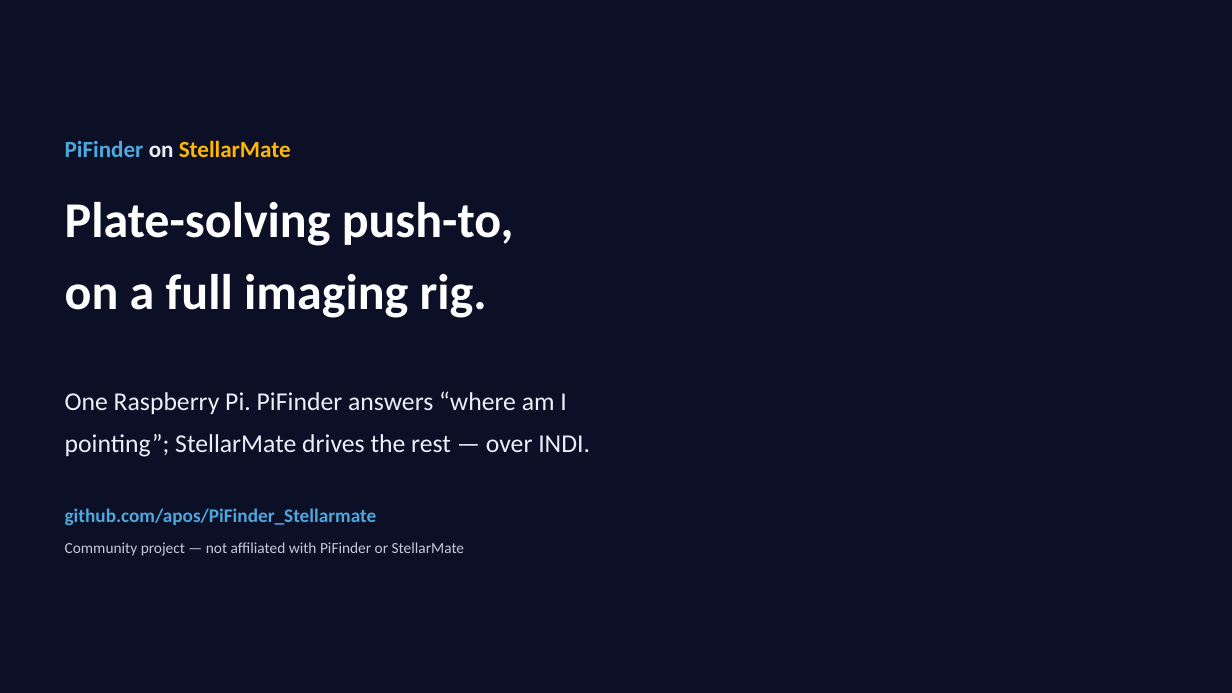
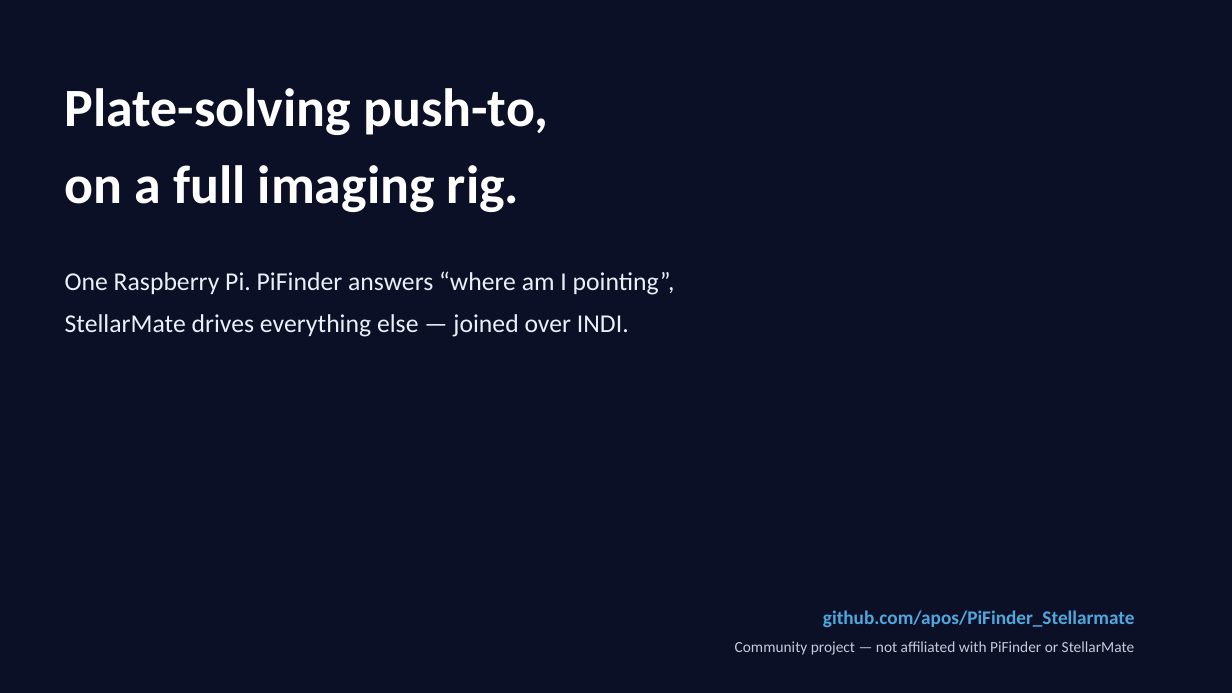
Before and after one commit to apos/PiFinder_Stellarmate, a slide deck: slide 1 of docs/presentations/PFSM_overview.pptx. Drawn at 1232x693 pixels with LibreOffice and Linux fonts; fonts in the diff are those of the drawing; background and template pictures are left out; a plain dark background stands for a picture behind light text. Boxes give left, top, right and bottom in pixels: in the first picture for what was removed or moved away, otherwise in the second. Text is boxed around its words. In the diff, an @@ line names an element or a change of style, - is before the commit and + after.

```diff
--- a/docs/presentations/PFSM_overview.pptx
+++ b/docs/presentations/PFSM_overview.pptx
@@ rectangle removed at <box>0,0,887,693</box> @@
@@ rectangle removed at <box>0,0,647,693</box> @@
@@ rectangle: place and size @@
-rectangle at <box>0,0,1232,693</box>
+rectangle at <box>1153,0,1232,693</box>
@@ rectangle at <box>1153,0,1232,693</box>: fill #0B1026 at 16% opacity to #0B1026 @@
@@ text "Plate-solving push-to,": place and size @@
-text "Plate-solving push-to," at <box>65,202,514,318</box>
+text "Plate-solving push-to," at <box>65,88,548,212</box>
@@ text "Plate-solving push-to," at <box>65,88,548,212</box>: size 39 to 42 pt @@
@@ text at <box>65,271,675,337</box>: text changed @@
-One Raspberry Pi. PiFinder answers “where am I pointing”; StellarMate drives the rest — over INDI.
+One Raspberry Pi. PiFinder answers “where am I pointing”, StellarMate drives everything else — joined over INDI.
@@ text removed at <box>65,508,377,526</box> @@
-github.com/apos/PiFinder_Stellarmate
@@ text at <box>823,610,1135,628</box>: text changed; size 18 to 15 pt; text colour #FFB703 to #4EA8DE @@
-PiFinder on StellarMate
+github.com/apos/PiFinder_Stellarmate
@@ text "Community project — not affiliated ...": place and size @@
-text "Community project — not affiliated ..." at <box>65,542,464,556</box>
+text "Community project — not affiliated ..." at <box>735,641,1134,655</box>
@@ text "Community project — not affiliated ..." at <box>735,641,1134,655</box>: alignment left to right @@
```
Also in this commit, not shown: 8 other slides changed, 1 slide added, 7 other files.
